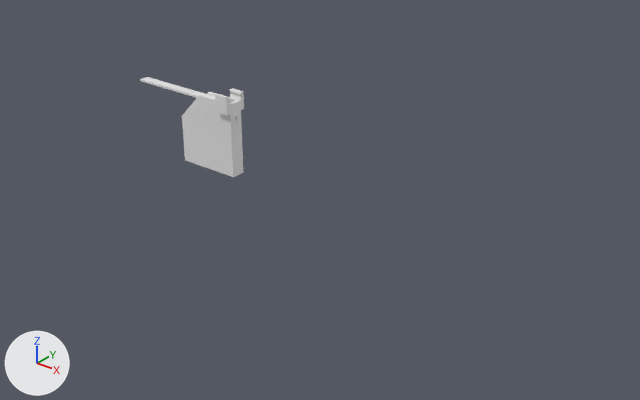
Two versions of the Blender file final.blend, one commit apart.
The view is the same before and after, from a camera (50 mm lens) standing at (641.0, -646.0, 361.0) and looking at (105.0, 25.0, -55.0). The lights are fixed; the arrows at lower left show +X, +Y and +Z.

Before the edit, the objects in view are built like this:
```python
ob_chute_001 = bpy.data.objects.new('chute.001', me_cube_006)
ob_chute_001.location = (0.0, 0.0, 0.0)
ob_chute_001.rotation_euler = (1.571, -1.571, 0.0)  # degrees (90, -90, 0)
ob_chute_002 = bpy.data.objects.new('chute.002', me_cube_000)
ob_chute_002.location = (0.0, 0.0, 0.0)
ob_chute_002.rotation_euler = (1.571, -1.571, 0.0)  # degrees (90, -90, 0)
ob_chute_003 = bpy.data.objects.new('chute.003', me_cube_004)
ob_chute_003.location = (0.0, 0.0, 0.0)
ob_chute_003.rotation_euler = (1.571, -1.571, 0.0)  # degrees (90, -90, 0)
ob_cube_001 = bpy.data.objects.new('Cube.001', me_cube_005)
ob_cube_001.location = (0.0, 0.0, 0.0)
ob_cube_001.scale = (0.25, 0.01, 0.01)
ob_final_channelwithfitting_001_001 = bpy.data.objects.new('final-channelWithFitting 001.001', me_final_channelwithfitting_001_001)
ob_final_channelwithfitting_001_001.location = (1.6, 0.0, -2.4)
ob_final_cup_001 = bpy.data.objects.new('Final-Cup.001', me_final_cup_001)
ob_final_cup_001.location = (-300.5, 0.0, -26.7)
ob_final_cup_001.rotation_euler = (-0.785, 0.0, 1.571)  # degrees (-45, 0, 90)
ob_plungermod2_001 = bpy.data.objects.new('plungerMod2.001', me_mesh_004)
ob_plungermod2_001.location = (269.8, 120.7, 17.2)
ob_plungermod2_001.rotation_euler = (0.0, 0.0, -1.571)  # degrees (0, 0, -90)
ob_plungermod2_001.scale = (10.0, 10.0, 10.0)
```
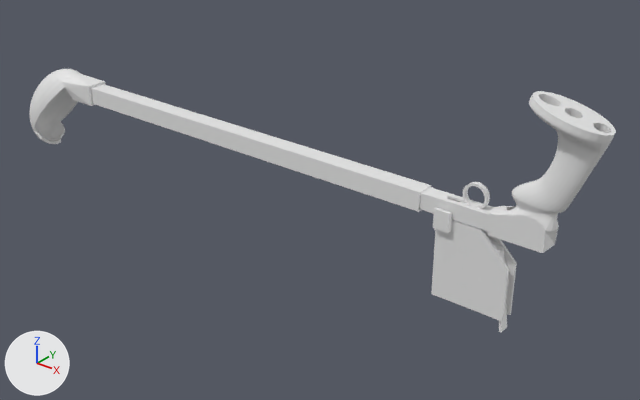
Location of each change, (x1, y1, x2, y2) in pixels of the pictures (640 x 400 px; the box of a moved part takes in the faces that stretch with it):
'chute.001', reshaped, moved, turned
    before: (182, 88, 244, 177)
    after: (431, 207, 517, 332)
'Tape Gun Handle', added
    after: (488, 91, 616, 253)
'Cube.001', shown
    after: (91, 84, 431, 212)
'Final-Cup.001', shown
    after: (30, 69, 106, 144)
'final-channelWithFitting 001.001', shown
    after: (419, 187, 495, 231)
'plungerMod2.001', shown
    after: (460, 182, 490, 209)
'chute.002', deleted
    before: (140, 77, 194, 95)
'chute.003', hidden
    before: (188, 91, 215, 99)
part 1 of me_cube_006, moved or reshaped
    before: (182, 88, 244, 177)
    after: (431, 207, 517, 322)
part 2 of me_cube_006, added
    after: (499, 249, 507, 332)
part 3 of me_cube_006, added
    after: (488, 237, 504, 253)

Patch to the scene script:
```diff
--- a/final.blend.py
+++ b/final.blend.py
@@ me_cube_006 @@
 # used by ob_chute_001; location = (0.0, 0.0, 0.0); rotation_euler = (1.571, -1.571, 0.0), in degrees (90, -90, 0)
-me_cube_006.from_pydata(...)  # 106 vertices, 77 faces; spans x -43.7..50.0, y -13.1..68.3, z -13.3..13.3
+me_cube_006.from_pydata(...)  # 182 vertices, 115 faces; spans x -45.2..50.3, y -11.3..94.7, z -13.3..13.3
+# me_cube_006 part 1: the loose piece of 94 vertices spanning x -43.7..50.0, y -13.1..68.3, z -13.3..13.3 is turned -18.9 degrees about the z axis through its middle, then moved by (7.6, 10.2, 0.0)
+# me_cube_006 part 2: a new loose piece of 28 vertices spanning x -34.9..38.6, y 56.4..94.7, z -5.5..5.5
+# me_cube_006 part 3: 40 vertices added at x 36.1..39.2, y 8.7..58.7, z -5.5..5.5
@@ me_tape_gun_handle @@
+me_tape_gun_handle.from_pydata(...)  # 3143 vertices, 6210 faces; spans x -32.9..40.7, y -21.8..21.9, z -92.3..45.1
@@ ob_cube_001 @@
 ob_cube_001.scale = (0.25, 0.01, 0.01)
-ob_cube_001.hide_set(True)  # its collection is switched off
@@ ob_final_cup_001 @@
 ob_final_cup_001.rotation_euler = (-0.785, 0.0, 1.571)  # degrees (-45, 0, 90)
-ob_final_cup_001.hide_set(True)  # its collection is switched off
@@ ob_final_channelwithfitting_001_001 @@
 ob_final_channelwithfitting_001_001.location = (1.6, 0.0, -2.4)
-ob_final_channelwithfitting_001_001.hide_set(True)  # its collection is switched off
@@ ob_plungermod2_001 @@
 ob_plungermod2_001.scale = (10.0, 10.0, 10.0)
-ob_plungermod2_001.hide_set(True)  # its collection is switched off
@@ ob_chute_002 @@
-ob_chute_002 = bpy.data.objects.new('chute.002', me_cube_000)
-ob_chute_002.location = (0.0, 0.0, 0.0)
-ob_chute_002.rotation_euler = (1.571, -1.571, 0.0)  # degrees (90, -90, 0)
@@ ob_chute_003 @@
 ob_chute_003.location = (0.0, 0.0, 0.0)
-ob_chute_003.rotation_euler = (1.571, -1.571, 0.0)  # degrees (90, -90, 0)
+ob_chute_003.hide_set(True)  # its collection is switched off
@@ ob_chute_001 @@
 ob_chute_001 = bpy.data.objects.new('chute.001', me_cube_006)
-ob_chute_001.location = (0.0, 0.0, 0.0)
-ob_chute_001.rotation_euler = (1.571, -1.571, 0.0)  # degrees (90, -90, 0)
+ob_chute_001.location = (264.7, 0.1, -44.7)
+ob_chute_001.rotation_euler = (-1.571, -1.241, 0.0)  # degrees (-90, -71, 0)
@@ ob_tape_gun_handle @@
+ob_tape_gun_handle = bpy.data.objects.new('Tape Gun Handle', me_tape_gun_handle)
+ob_tape_gun_handle.location = (353.9, 0.0, 27.6)
+ob_tape_gun_handle.rotation_euler = (3.142, 0.267, 0.0)  # degrees (180, 15, 0)
```
